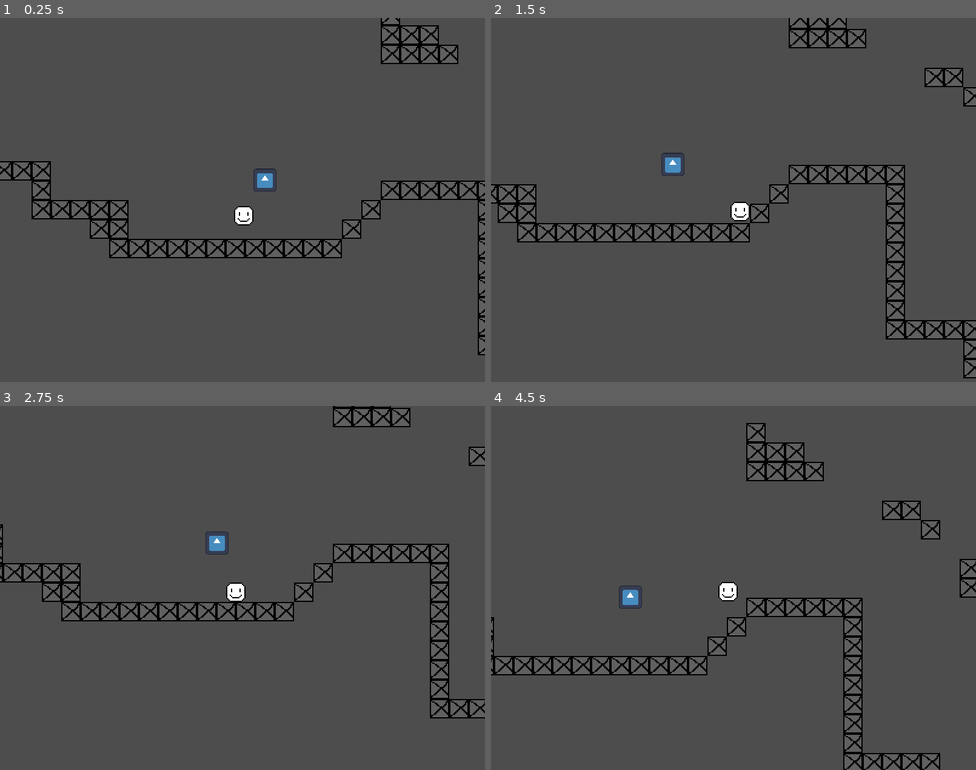
Above: before the commit, frames 1-4 (two rows, left to right).
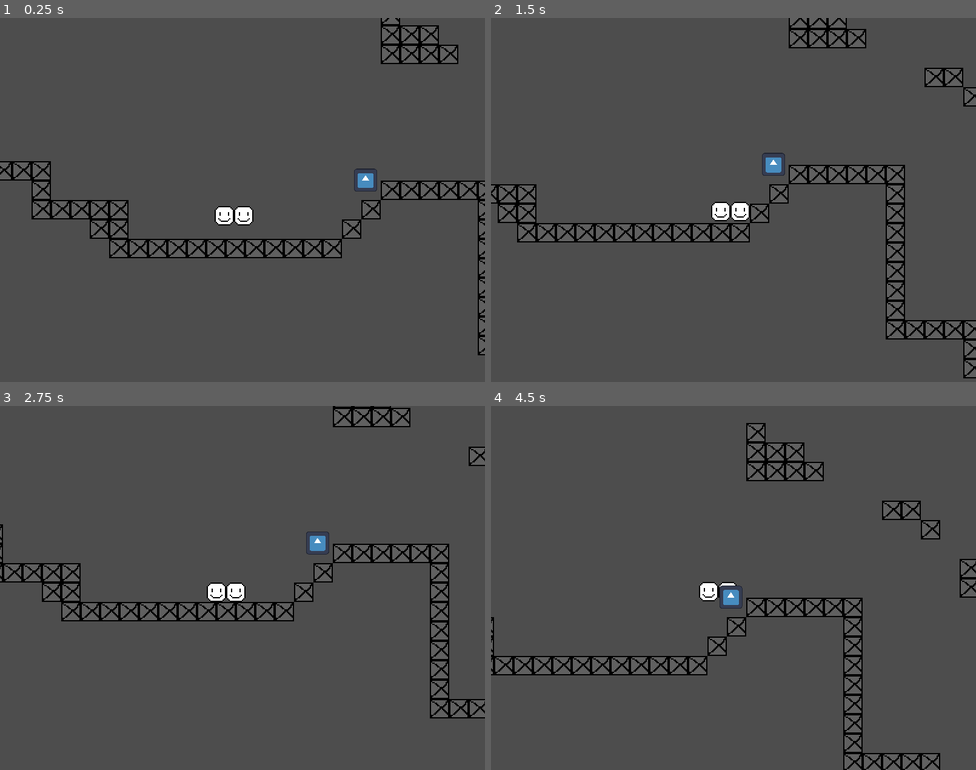
Above: after the commit, the same moments.

Repository: makersfromsmiles/gmtk2024
Game: Godot game, scene res://Scenes/robot_game.tscn
The game is run twice, just before and just after one commit, with the same random seed, the same clock (stepped at 60 frames per second) and the same inputs. The engine's default icon, where the game draws it, is replaced by a stand-in: a white triangle on a blue panel in a dark square.
Inputs:
- Up to frame 1 (0.25 s): no input
- Up to frame 2 (1.5 s): tap Enter (ui_accept) at 0.5, 0.6, 0.77, 1.07 s; hold Right (ui_right) from 0.53 s (still down); tap E (interact) at 1.35 s
- Up to frame 3 (2.75 s): tap Enter (ui_accept) at 1.52, 1.55, 1.82, 2.1 s; release Right (ui_right) at 2.03 s; hold Left (ui_left) from 2.03 s (still down)
- Up to frame 4 (4.5 s): release Left (ui_left) at 2.78 s; hold Right (ui_right) 2.78-4.28 s; tap E (interact) at 2.85, 4.35 s; tap Enter (ui_accept) at 3.02, 3.05, 3.32, 3.6, 3.77, 4.07 s; hold Left (ui_left) from 4.28 s (still down)

The runs differ from the first frame. In frame 1, 0.5% of the frame differs, in the area x 44-78%, y 41-57%; in frame 2, 0.5%; in frame 3, 0.5%; in frame 4, 0.6%, in the area x 26-52%, y 48-56%.

Commit message:
Michael Origins

Diff:
--- /dev/null
+++ b/Objects/michael.tscn
@@ -0,0 +1,8 @@
+[gd_scene load_steps=2 format=3 uid="uid://dgewaysbbaekc"]
+
+[ext_resource type="Texture2D" uid="uid://bn54nr3q85hk1" path="res://Assets/sprites/ph_robot.png" id="1_6uefe"]
+
+[node name="Michael" type="Node2D"]
+
+[node name="PhRobot" type="Sprite2D" parent="."]
+texture = ExtResource("1_6uefe")
--- /dev/null
+++ b/Objects/player_bounds.gd
@@ -0,0 +1,9 @@
+extends CollisionShape2D
+
+# Called when the node enters the scene tree for the first time.
+func _ready():
+	pass # Replace with function body.
+
+# Called every frame. 'delta' is the elapsed time since the previous frame.
+func _process(delta):
+	pass
--- a/Objects/robot.tscn
+++ b/Objects/robot.tscn
@@ -1,6 +1,9 @@
-[gd_scene load_steps=4 format=3 uid="uid://bwxg4bpnhg0y3"]
+[gd_scene load_steps=6 format=3 uid="uid://bwxg4bpnhg0y3"]
 
-[sub_resource type="Image" id="Image_3kl4v"]
+[ext_resource type="Script" path="res://Objects/player_bounds.gd" id="1_e5yff"]
+[ext_resource type="PackedScene" uid="uid://dgewaysbbaekc" path="res://Objects/michael.tscn" id="1_x5h3b"]
+
+[sub_resource type="Image" id="Image_fl7wy"]
 data = {
 "data": PackedByteArray(0, 0, 0, 0, 0, 0, 0, 0, 0, 0, 0, 0, 0, 0, 0, 255, 0, 0, 0, 255, 0, 0, 0, 255, 0, 0, 0, 255, 0,  …(4449 unchanged characters)…
 "format": "RGBA8",
@@ -22,3 +25,9 @@
 
 [node name="CollisionShape2D" type="CollisionShape2D" parent="."]
 shape = SubResource("RectangleShape2D_kwfo5")
+script = ExtResource("1_e5yff")
+
+[node name="ArmPoint" type="Node2D" parent="."]
+
+[node name="Michael" parent="ArmPoint" instance=ExtResource("1_x5h3b")]
+position = Vector2(-16, 0)
--- /dev/null
+++ b/Scenes/ph_robot.gd
@@ -0,0 +1,11 @@
+extends RigidBody2D
+
+
+# Called when the node enters the scene tree for the first time.
+func _ready():
+	pass # Replace with function body.
+
+
+# Called every frame. 'delta' is the elapsed time since the previous frame.
+func _process(delta):
+	pass
--- a/Scenes/robot_game.tscn
+++ b/Scenes/robot_game.tscn
@@ -1,9 +1,51 @@
 [gd_scene load_steps=7 format=4 uid="uid://s8sune70h8ml"]
 
 [ext_resource type="PackedScene" uid="uid://bwxg4bpnhg0y3" path="res://Objects/robot.tscn" id="1_w8g7q"]
-[ext_resource type="Script" path="res://Objects/robot.gd" id="2_sphm2"]
 [ext_resource type="Texture2D" uid="uid://b72enbux0cidy" path="res://Assets/sprites/tiles.png" id="3_203pr"]
 [ext_resource type="PackedScene" uid="uid://dkfvvdfaajkkr" path="res://Scripts/test_item.tscn" id="4_ur0qx"]
+
+[sub_resource type="GDScript" id="GDScript_156am"]
+script/source = "extends CharacterBody2D
+
+const SPEED = 80.0
+const JUMP_VELOCITY = -200.0
+const KILL_VELOCITY = 350
+
+var can_control = true
+var previous_frame_y_velocity
+
+@onready var reset_timer = $Timer
+
+func _physics_process(delta: float) -> void:
+	# Add the gravity.
+	if not is_on_floor():
+		velocity += get_gravity() * delta
+	else:
+		if previous_frame_y_velocity > KILL_VELOCITY:
+			can_control = false
+			reset_timer.start()
+
+	# Handle jump.
+	if Input.is_action_just_pressed(\"ui_accept\") and is_on_floor() and can_control:
+		velocity.y = JUMP_VELOCITY
+
+	# Get the input direction and handle the movement/deceleration.
+	if can_control:
+		var direction := Input.get_axis(\"ui_left\", \"ui_right\")
+		if direction:
+			velocity.x = direction * SPEED
+		else:
+			velocity.x = move_toward(velocity.x, 0, SPEED)
+	else:
+		velocity.x = lerp(velocity.x, 0.0, delta*4)
+
+	previous_frame_y_velocity = velocity.y
+	move_and_slide()
+
+
+func _on_timer_timeout() -> void:
+	get_tree().reload_current_scene()
+"
 
 [sub_resource type="TileSetAtlasSource" id="TileSetAtlasSource_u5irs"]
 texture = ExtResource("3_203pr")
@@ -119,7 +161,7 @@
 [node name="Robot" parent="." instance=ExtResource("1_w8g7q")]
 position = Vector2(-1, 0)
 collision_layer = 2
-script = ExtResource("2_sphm2")
+script = SubResource("GDScript_156am")
 
 [node name="Camera2D" type="Camera2D" parent="Robot"]
 position = Vector2(-1, 0)
@@ -128,6 +170,8 @@
 position_smoothing_speed = 10.0
 
 [node name="Timer" type="Timer" parent="Robot"]
+
+[node name="Node2D" type="Node2D" parent="Robot"]
 
 [node name="TileMapLayer0" type="TileMapLayer" parent="."]
 use_parent_material = true
@@ -139,6 +183,6 @@
 [node name="Parts" type="Node" parent="Interactables"]
 
 [node name="test_item" parent="Interactables/Parts" instance=ExtResource("4_ur0qx")]
-position = Vector2(585, 309)
+position = Vector2(668, 309)
 
 [connection signal="timeout" from="Robot/Timer" to="Robot" method="_on_timer_timeout"]
Not shown: 1 places in Objects/robot.tscn that only renumber resources
